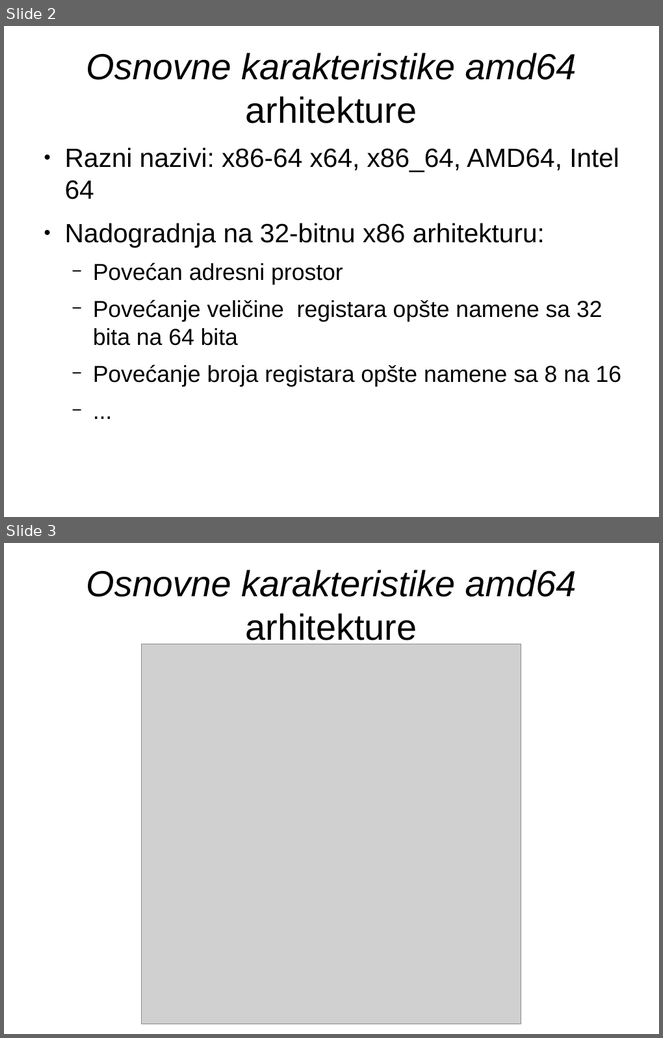
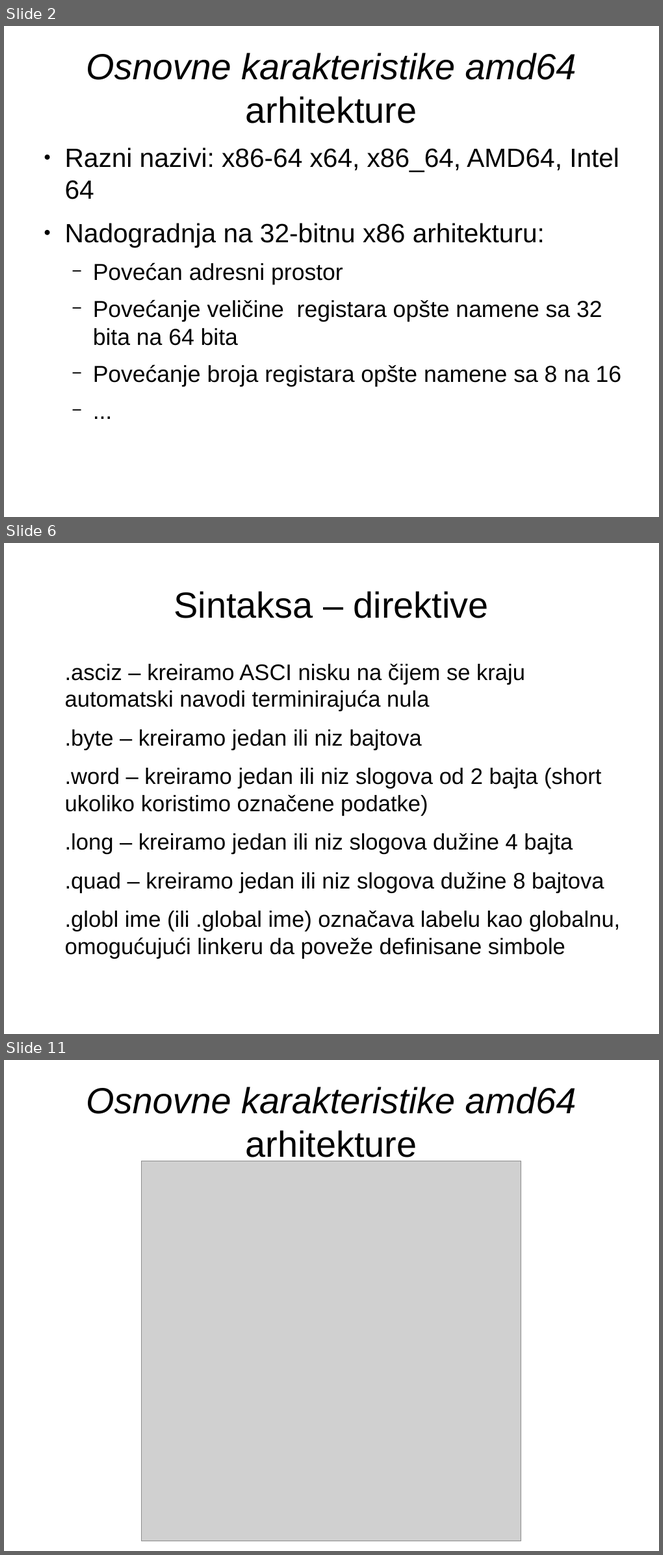
Before and after one commit to NikolaMilev/assembler-prezentacije, a slide deck: cas01/prez.odp. Shown one above the other, each under a label of ours: slides 2 and 3 before the commit, slides 2, 6 and 11 after it; the slides between them are not shown. The pictures are 663x1038 and 663x1555 pixels, drawn with LibreOffice and Linux fonts; fonts in the diff are those of the drawing; grey boxes stand for pictures. Boxes give left, top, right and bottom in pixels: in the first picture for what was removed or moved away, otherwise in the second. Text is boxed around its words. In the diff, an @@ line names an element or a change of style, - is before the commit and + after.

```diff
--- a/cas01/prez.odp
+++ b/cas01/prez.odp
@@ slide 6 added at bbox=[4, 543, 659, 1034], background #FFFFFF @@
@@ title added at bbox=[174, 591, 489, 618], 44 pt, text #000000 @@
+Sintaksa – direktive
@@ text added at bbox=[65, 663, 620, 955], 27.2 pt, text #000000 @@
+.asciz – kreiramo ASCI nisku na čijem se kraju automatski navodi terminirajuća nula
+.byte – kreiramo jedan ili niz bajtova
+.word – kreiramo jedan ili niz slogova od 2 bajta (short ukoliko koristimo označene podatke)
+.long – kreiramo jedan ili niz slogova dužine 4 bajta
+.quad – kreiramo jedan ili niz slogova dužine 8 bajtova
+.globl ime (ili .global ime) označava labelu kao globalnu, omogućujući linkeru da poveže definisane simbole
@@ what was slide 3 is now slide 11 @@
```
Also in this commit, not shown: 4 slides changed, 10 other slides added, 1 slide removed, 1 other file.
